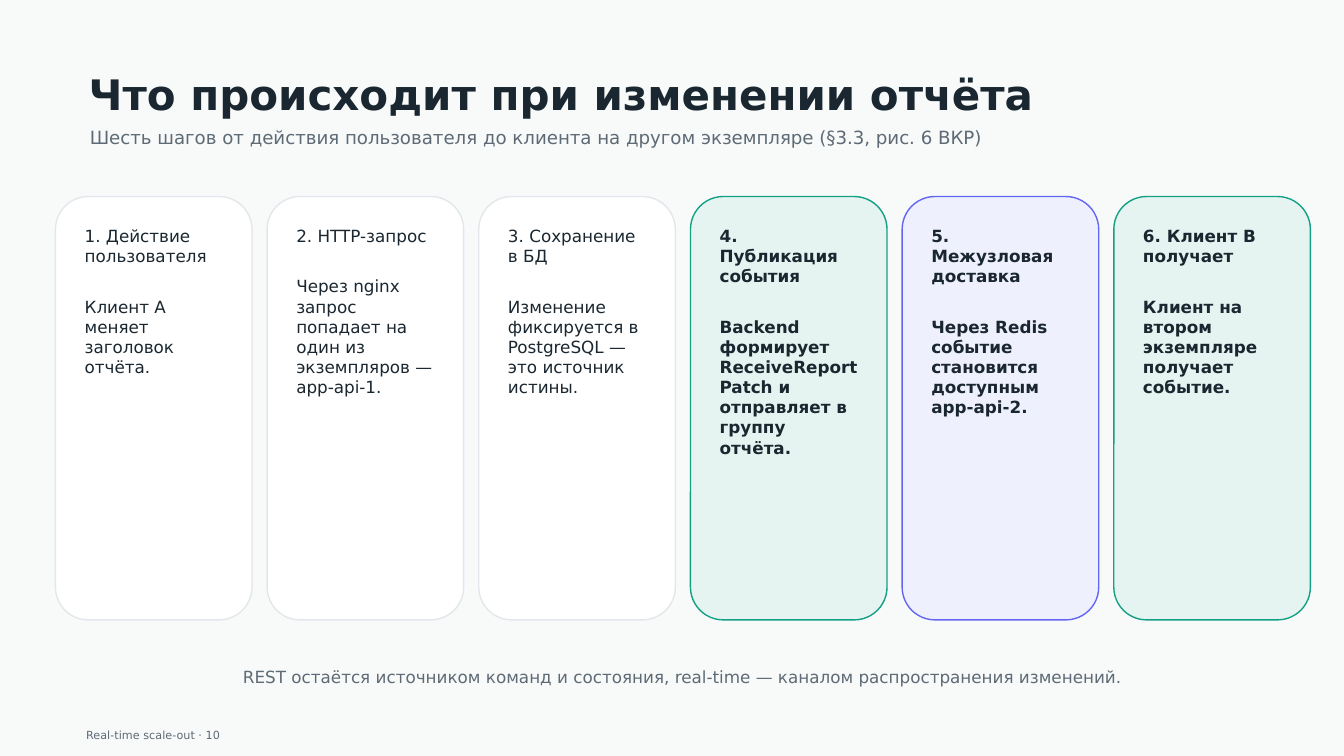
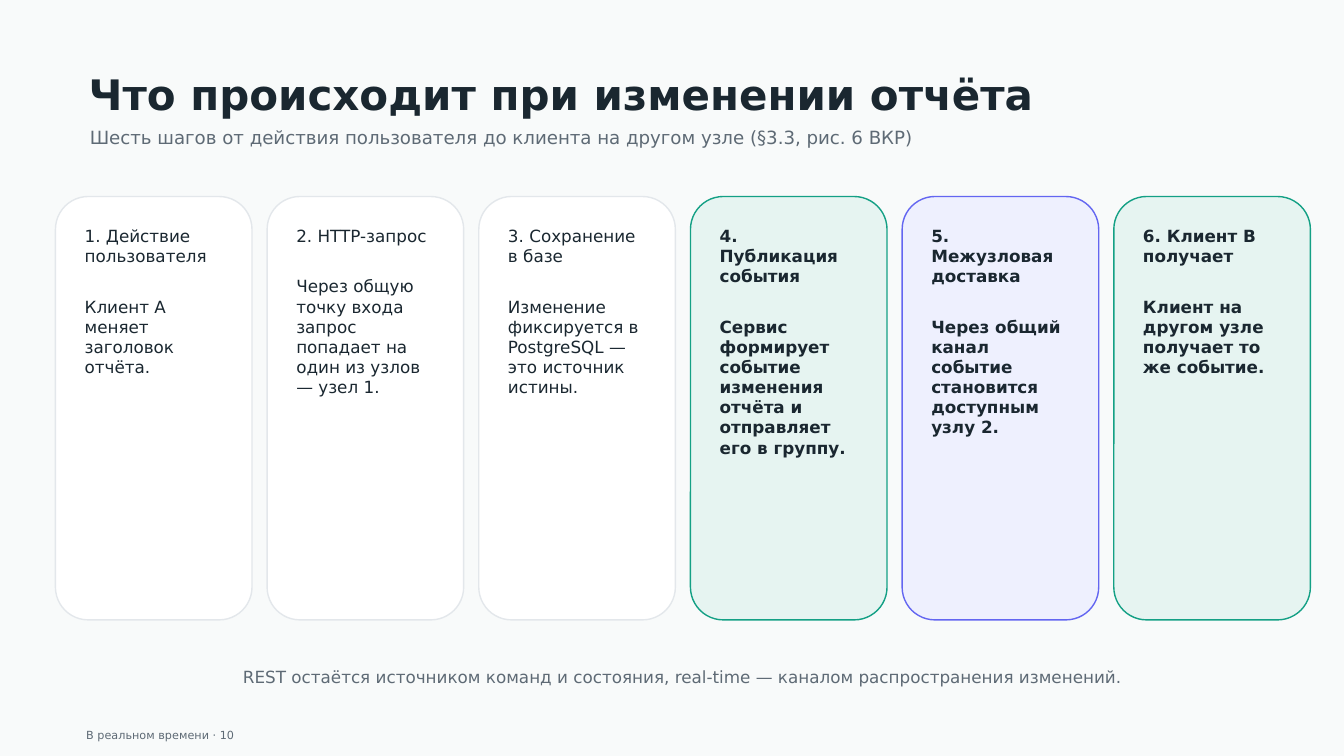
Before and after one commit to gently-whitesnow/final-qualifying-work, a slide deck: slide 10 of build/pptx/vkr-defense-draft.pptx. Drawn at 1344x756 pixels with LibreOffice and Linux fonts; fonts in the diff are those of the drawing. Boxes give left, top, right and bottom in pixels: in the first picture for what was removed or moved away, otherwise in the second. Text is boxed around its words. In the diff, an @@ line names an element or a change of style, - is before the commit and + after.

```diff
--- a/build/pptx/vkr-defense-draft.pptx
+++ b/build/pptx/vkr-defense-draft.pptx
@@ text in rounded rectangle at (90, 130, 912, 148): text changed @@
-Шесть шагов от действия пользователя до клиента на другом экземпляре (§3.3, рис. 6 ВКР)
+Шесть шагов от действия пользователя до клиента на другом узле (§3.3, рис. 6 ВКР)
@@ text in rounded rectangle at (508, 229, 635, 263): text changed @@
-3. Сохранение в БД
+3. Сохранение в базе
@@ text in rounded rectangle at (296, 279, 420, 397): text changed @@
-Через nginx запрос попадает на один из экземпляров — app-api-1.
+Через общую точку входа запрос попадает на один из узлов — узел 1.
@@ text in rounded rectangle at (720, 320, 846, 458): text changed @@
-Backend формирует ReceiveReportPatch и отправляет в группу отчёта.
+Сервис формирует событие изменения отчёта и отправляет его в группу.
@@ text in rounded rectangle at (931, 320, 1060, 437): text changed @@
-Через Redis событие становится доступным app-api-2.
+Через общий канал событие становится доступным узлу 2.
@@ text in rounded rectangle at (1143, 300, 1265, 374): text changed @@
-Клиент на втором экземпляре получает событие.
+Клиент на другом узле получает то же событие.
@@ text at (86, 731, 234, 741): text changed @@
-Real-time scale-out · 10
+В реальном времени · 10
```
Also in this commit, not shown: 14 other slides changed, 3 slides added, 3 slides removed, 9 other files.
